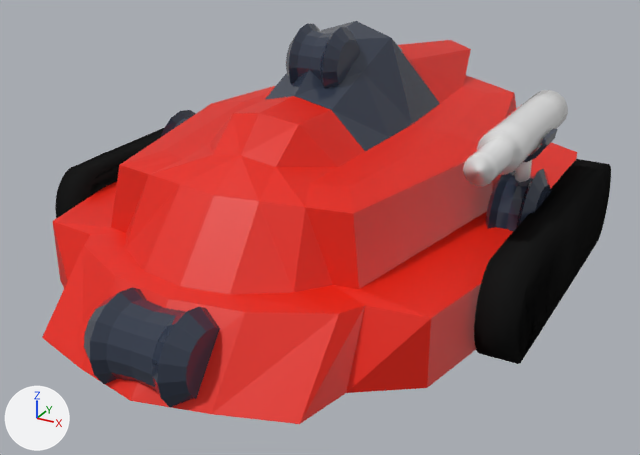
The Blender file artwork/bots/bot-1.blend, before and after one commit.
The view is the same before and after, from a 50 mm camera at (1.2, -2.31, 1.2) aimed at (0.01, -0.16, 0.12). The lights are fixed; the arrows at lower left show +X, +Y and +Z.

The first picture shows 'BotBody1', 'BotTransportDoubleTracks', 'BotTransportTracks', 'BotTurretFront', 'BotTurretFront.001', 'BotTurretFront.002', 'WeaponLaser', 'WeaponLaserFixture'.
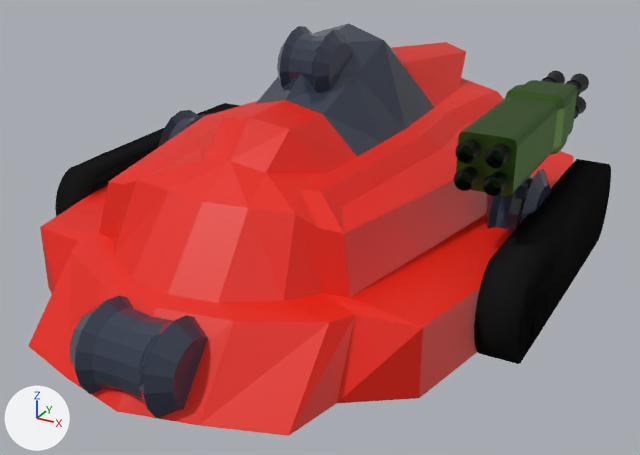
Commit message: Add rockets

Pixel boxes [x1, y1, x2, y2] of what changed, in the pictures (640 x 455 px; the box of a moved part takes in the faces that stretch with it):
'BotBody1', reshaped, moved
    before: [42, 21, 577, 424]
    after: [29, 23, 574, 436]
'BotTurretFront', moved
    before: [84, 287, 220, 407]
    after: [70, 296, 208, 418]
'WeaponRocketOuter', added (green)
    after: [456, 80, 577, 196]
'WeaponLaser', deleted
    before: [463, 90, 568, 186]
'BotTurretFront.002', moved
    before: [286, 23, 360, 88]
    after: [277, 26, 353, 92]
'WeaponRocketBarrels', added (black)
    after: [453, 71, 589, 196]
'WeaponLaserFixture', deleted
    before: [523, 128, 558, 162]
part 1 of me_cube, moved or reshaped
    before: [111, 101, 493, 292]
    after: [99, 115, 487, 301]
part 2 of me_cube, moved or reshaped
    before: [215, 86, 505, 191]
    after: [207, 93, 490, 213]
part 3 of me_cube, moved or reshaped
    before: [470, 88, 516, 118]
    after: [464, 91, 504, 126]

What changed in the scene script:
```text
Change me_cube:
    where me_cube.from_pydata(...)  # 115 vertices, 104 faces; spans x 0.0..0.8, y -1.03..0.99, z -1.0..0.39
    used by ob_botbody1; location = (0.0, 0.0, 0.5); scale = (0.8, 1.0, 0.5)
    me_cube part 1: all 11 vertices in x 0.36..0.6, y -0.62..0.0, z -0.2..-0.15 are moved by (0.0, 0.0, -0.06)
    me_cube part 2: all 2 vertices in x 0.4..0.52, y 0.25..0.3, z -0.2..-0.16 are moved by (0.0, 0.0, -0.06)
    me_cube part 3: the 1 vertex in x 0.44, y 0.61, z -0.2 is moved by (0.0, 0.0, -0.06)
Change ob_botbody1:
    ob_botbody1.location: (0.0, 0.0, 0.5) -> (0.0, -0.047, 0.5)
Change ob_botturretfront:
    ob_botturretfront.location: (0.0, -0.928, 0.108) -> (0.0, -0.975, 0.108)
Change ob_botturretfront_002:
    ob_botturretfront_002.location: (0.0, -0.113, 0.611) -> (0.0, -0.16, 0.611)
Remove ob_weaponlaser:
    ob_weaponlaser = bpy.data.objects.new('WeaponLaser', me_cylinder_006)
Remove ob_weaponlaserfixture:
    ob_weaponlaserfixture = bpy.data.objects.new('WeaponLaserFixture', me_cylinder_007)
Add ob_weaponrocketbarrels:
    ob_weaponrocketbarrels = bpy.data.objects.new('WeaponRocketBarrels', me_cylinder_013)  # 224 vertices, 193 faces, 16 loose edges; spans x 0.35..2.99, y -2.93..-0.29, z -1.0..1.0; in mat_gunmetalblack (black #292929); modifiers MIRROR
    ob_weaponrocketbarrels.parent = ob_weaponlasercontrolempty
    ob_weaponrocketbarrels.location = (0.567, 0.0184, 0.472)
    ob_weaponrocketbarrels.rotation_euler = (-1.571, 0.0, 0.0)  # degrees (-90, 0, 0)
    ob_weaponrocketbarrels.scale = (0.0221, 0.0221, 0.403)
Add ob_weaponrocketouter:
    ob_weaponrocketouter = bpy.data.objects.new('WeaponRocketOuter', me_cube_002)  # 139 vertices, 120 faces; spans x 0.0..22.4, y -95.0..51.2, z 0.0..22.4; in mat_gunmetal2 (dark green #496b2c); modifiers MIRROR
    ob_weaponrocketouter.parent = ob_weaponlasercontrolempty
    ob_weaponrocketouter.location = (0.567, 0.0374, 0.472)
    ob_weaponrocketouter.scale = (0.00381, 0.0039, 0.00381)
```
